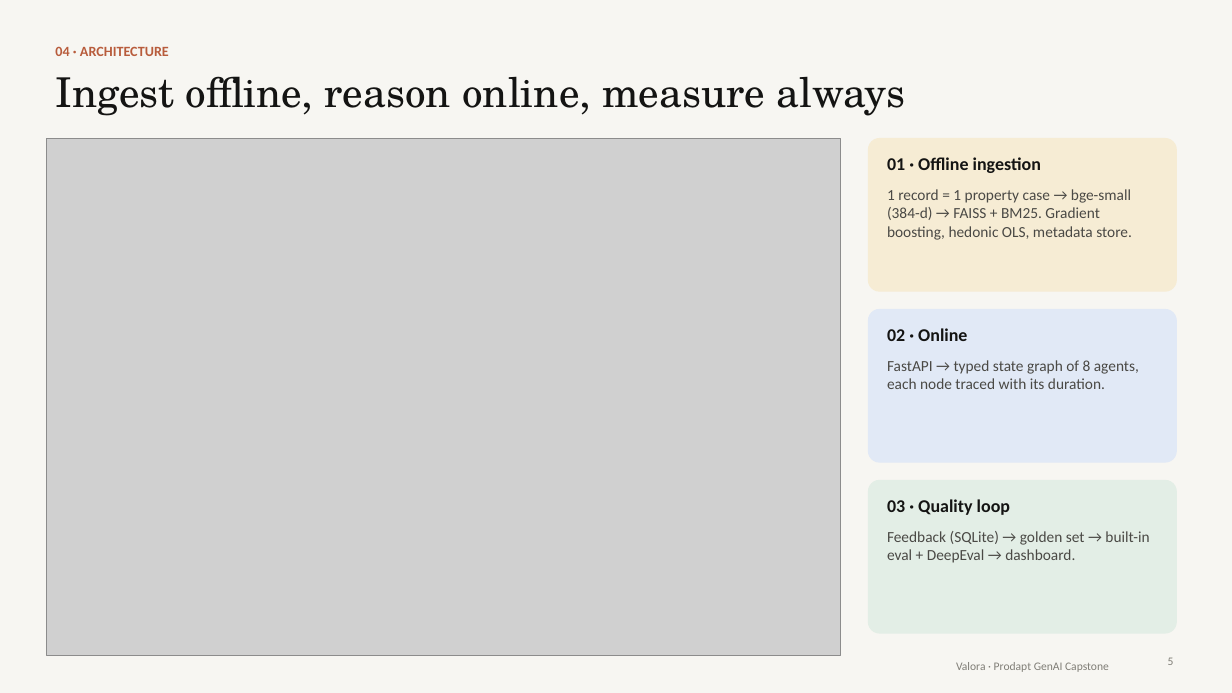
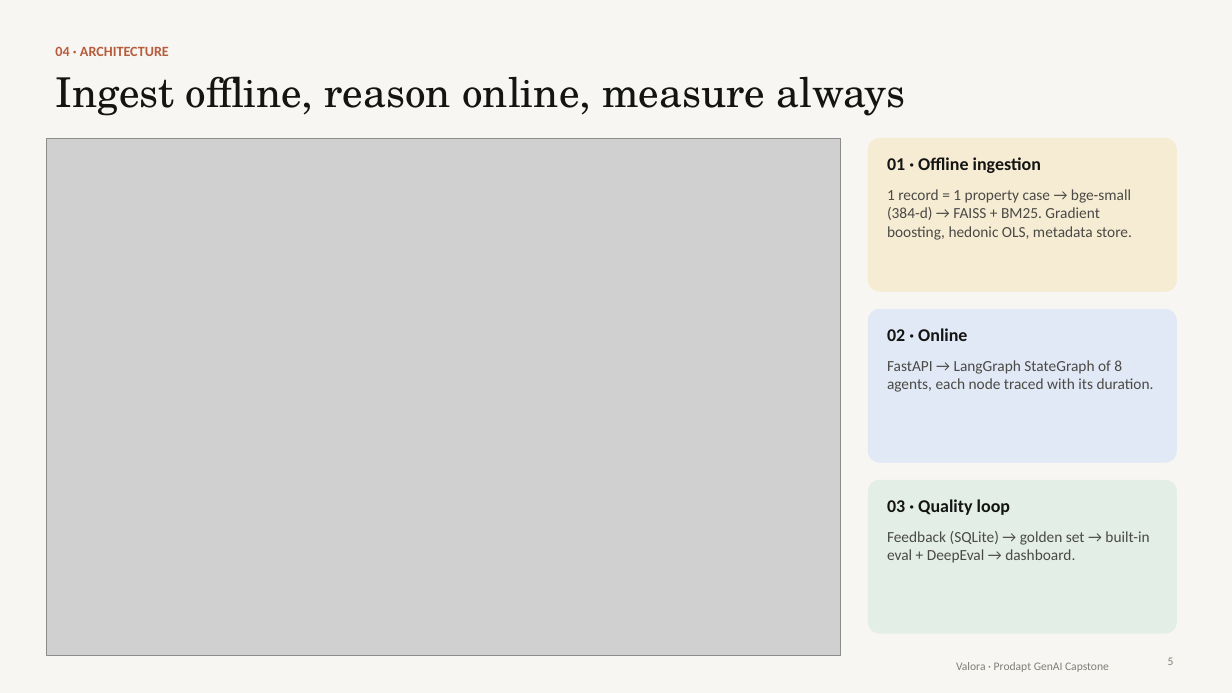
Before and after one commit to ankushsanghvi/Ankush_RealEstate, a slide deck: slide 5 of presentation/Project_Presentation.pptx. Drawn at 1232x693 pixels with LibreOffice and Linux fonts; fonts in the diff are those of the drawing; grey boxes stand for pictures. Boxes give left, top, right and bottom in pixels: in the first picture for what was removed or moved away, otherwise in the second. Text is boxed around its words. In the diff, an @@ line names an element or a change of style, - is before the commit and + after.

```diff
--- a/presentation/Project_Presentation.pptx
+++ b/presentation/Project_Presentation.pptx
@@ text at (887, 360, 1154, 392): text changed @@
-FastAPI → typed state graph of 8 agents, each node traced with its duration.
+FastAPI → LangGraph StateGraph of 8 agents, each node traced with its duration.
```
Also in this commit, not shown: 3 other slides changed, 13 other files.
